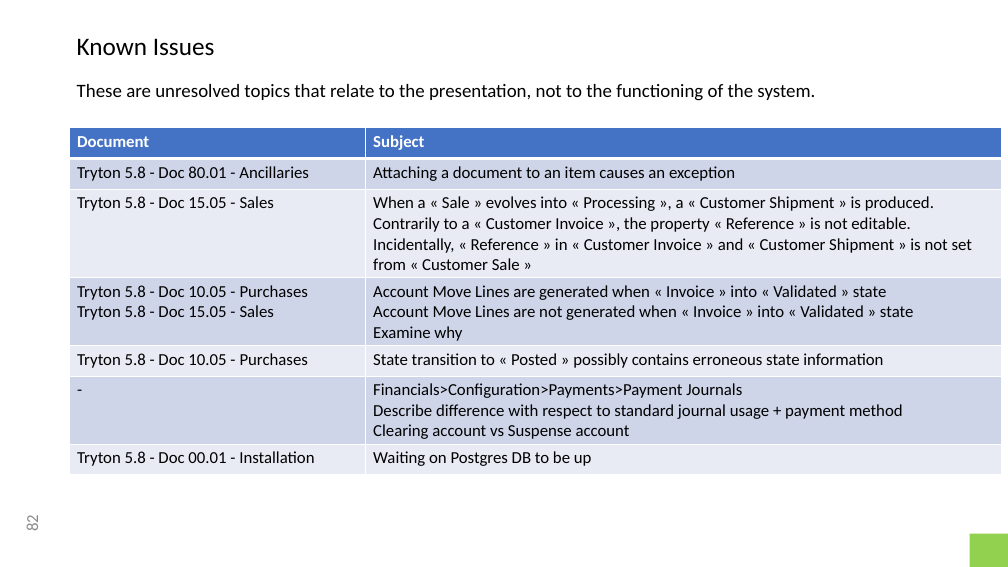
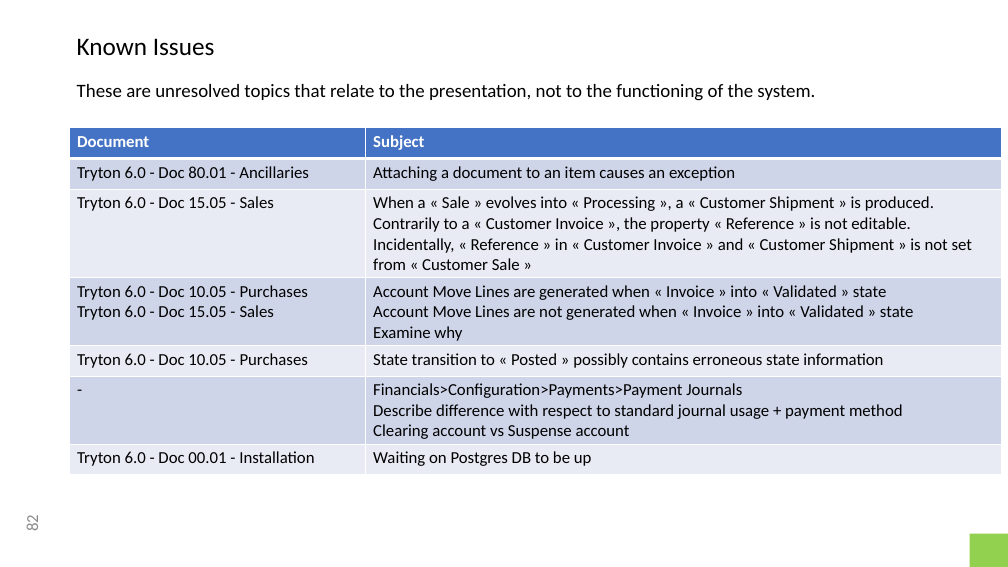
Before and after one commit to clixwise/tryton-by-example, a slide deck: slide 82 of Tryton 6.0 - Doc 00.01 - Installation & administration.pptx. Drawn at 1008x567 pixels with LibreOffice and Linux fonts; fonts in the diff are those of the drawing. Boxes give left, top, right and bottom in pixels: in the first picture for what was removed or moved away, otherwise in the second. Text is boxed around its words. In the diff, an @@ line names an element or a change of style, - is before the commit and + after.

```diff
--- a/Tryton 6.0 - Doc 00.01 - Installation & administration.pptx
+++ b/Tryton 6.0 - Doc 00.01 - Installation & administration.pptx
@@ table at <box>70,128,1002,475</box> @@
-row 2, column 1: Tryton 5.8 - Doc 80.01 - Ancillaries
+row 2, column 1: Tryton 6.0 - Doc 80.01 - Ancillaries
-row 3, column 1: Tryton 5.8 - Doc 15.05 - Sales
+row 3, column 1: Tryton 6.0 - Doc 15.05 - Sales
-row 4, column 1: Tryton 5.8 - Doc 10.05 - Purchases / Tryton 5.8 - Doc 15.05 - Sales
+row 4, column 1: Tryton 6.0 - Doc 10.05 - Purchases / Tryton 6.0 - Doc 15.05 - Sales
-row 5, column 1: Tryton 5.8 - Doc 10.05 - Purchases
+row 5, column 1: Tryton 6.0 - Doc 10.05 - Purchases
-row 7, column 1: Tryton 5.8 - Doc 00.01 - Installation
+row 7, column 1: Tryton 6.0 - Doc 00.01 - Installation
```
Also in this commit, not shown: 6 other slides changed, 1 other file.
